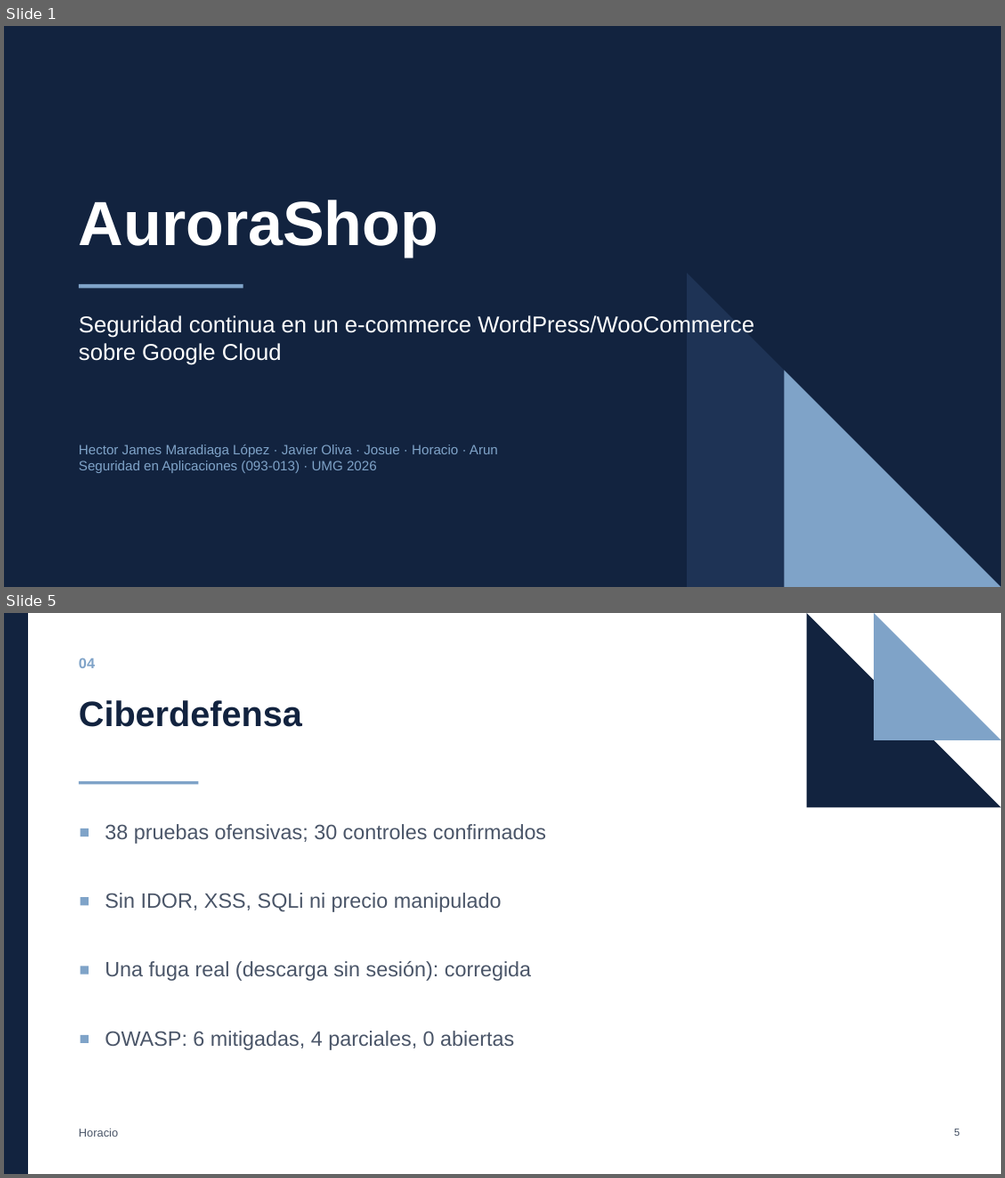
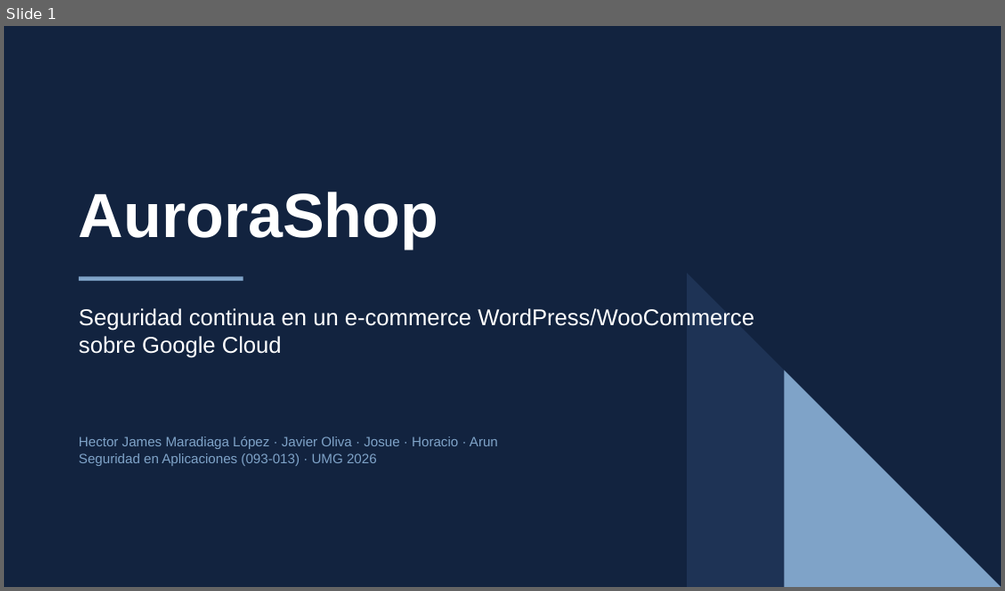
Before and after one commit to Joliva07/ProyectoFinal_SeguridadEnAplicaciones, a slide deck: docs/06-informe/salida/presentacion.pptx. Shown one above the other, each under a label of ours: slides 1 and 5 before the commit, slide 1 after it; the slides between them are not shown. The pictures are 1005x1178 and 1005x591 pixels, drawn with LibreOffice and Linux fonts; fonts in the diff are those of the drawing. Boxes give left, top, right and bottom in pixels: in the first picture for what was removed or moved away, otherwise in the second. Text is boxed around its words. In the diff, an @@ line names an element or a change of style, - is before the commit and + after.

```diff
--- a/docs/06-informe/salida/presentacion.pptx
+++ b/docs/06-informe/salida/presentacion.pptx
@@ slide 5 removed at (x1=4, y1=613, x2=1001, y2=1174), background #FFFFFF @@
@@ rectangle removed at (x1=4, y1=613, x2=28, y2=1174) @@
@@ right triangle removed at (x1=807, y1=613, x2=1001, y2=807) @@
@@ right triangle removed at (x1=874, y1=613, x2=1001, y2=740) @@
@@ text removed at (x1=79, y1=657, x2=95, y2=668) @@
-04
@@ text removed at (x1=79, y1=700, x2=302, y2=727) @@
-Ciberdefensa
@@ rectangle removed at (x1=79, y1=781, x2=198, y2=784) @@
@@ text removed at (x1=105, y1=824, x2=546, y2=844) @@
-38 pruebas ofensivas; 30 controles confirmados
@@ rectangle removed at (x1=81, y1=828, x2=89, y2=836) @@
@@ rectangle removed at (x1=81, y1=897, x2=89, y2=906) @@
@@ text removed at (x1=105, y1=892, x2=502, y2=912) @@
-Sin IDOR, XSS, SQLi ni precio manipulado
@@ rectangle removed at (x1=81, y1=966, x2=89, y2=974) @@
@@ text removed at (x1=105, y1=961, x2=531, y2=981) @@
-Una fuga real (descarga sin sesión): corregida
@@ rectangle removed at (x1=81, y1=1035, x2=89, y2=1043) @@
@@ text removed at (x1=105, y1=1030, x2=514, y2=1050) @@
-OWASP: 6 mitigadas, 4 parciales, 0 abiertas
@@ text removed at (x1=79, y1=1127, x2=118, y2=1136) @@
-Horacio
@@ text removed at (x1=954, y1=1128, x2=959, y2=1135) @@
-5
@@ slide 1 changed as well @@
@@ 3 texts, 1 rectangle moved together from (x1=79, y1=200, x2=754, y2=473) to (x1=79, y1=192, x2=754, y2=466) @@
```
Also in this commit, not shown: 2 other slides changed, 8 slides added, 3 other slides removed, 1 other file.
